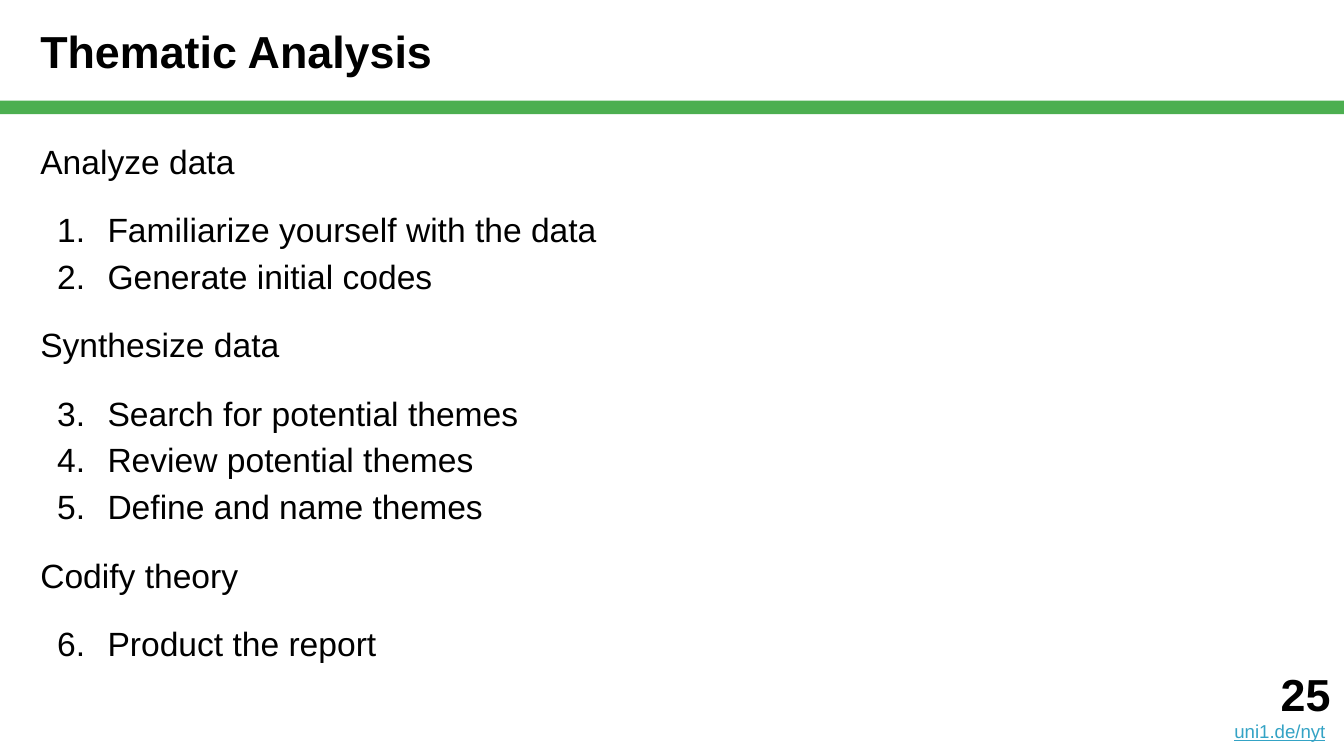
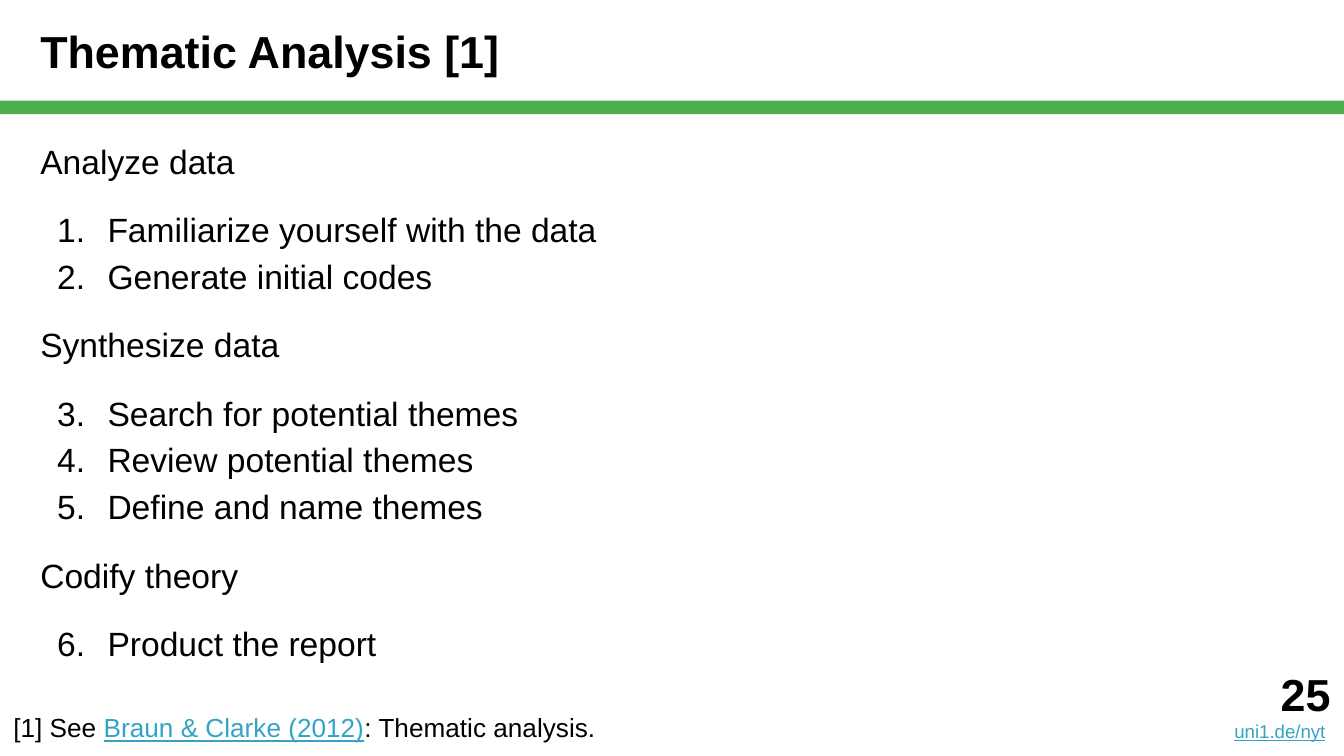
Before and after one commit to dirkriehle/nyt-course, a slide deck: slide 25 of Lecture slides/NYT B03 - Qualitative Data Analysis.pptx. Drawn at 1344x756 pixels with LibreOffice and Linux fonts; fonts in the diff are those of the drawing. Boxes give left, top, right and bottom in pixels: in the first picture for what was removed or moved away, otherwise in the second. Text is boxed around its words. In the diff, an @@ line names an element or a change of style, - is before the commit and + after.

```diff
--- a/Lecture slides/NYT B03 - Qualitative Data Analysis.pptx
+++ b/Lecture slides/NYT B03 - Qualitative Data Analysis.pptx
@@ title at [40, 35, 499, 77]: text changed @@
-Thematic Analysis
+Thematic Analysis [1]
@@ text added at [13, 718, 595, 743], 14 pt, text #000000 @@
+[1] See Braun & Clarke (2012): Thematic analysis.
```
Also in this commit, not shown: 10 other slides changed, 1 other file.
